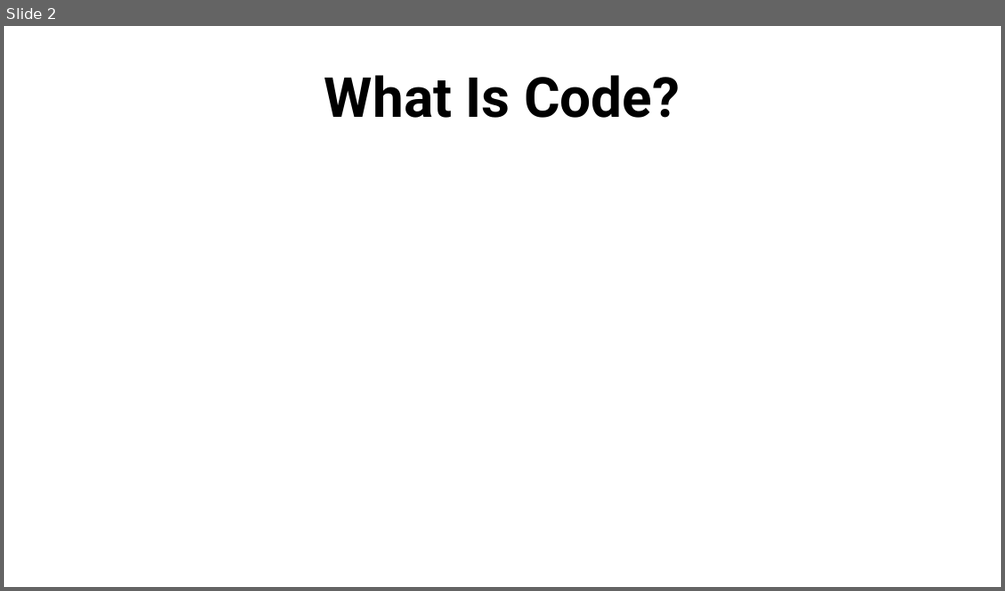
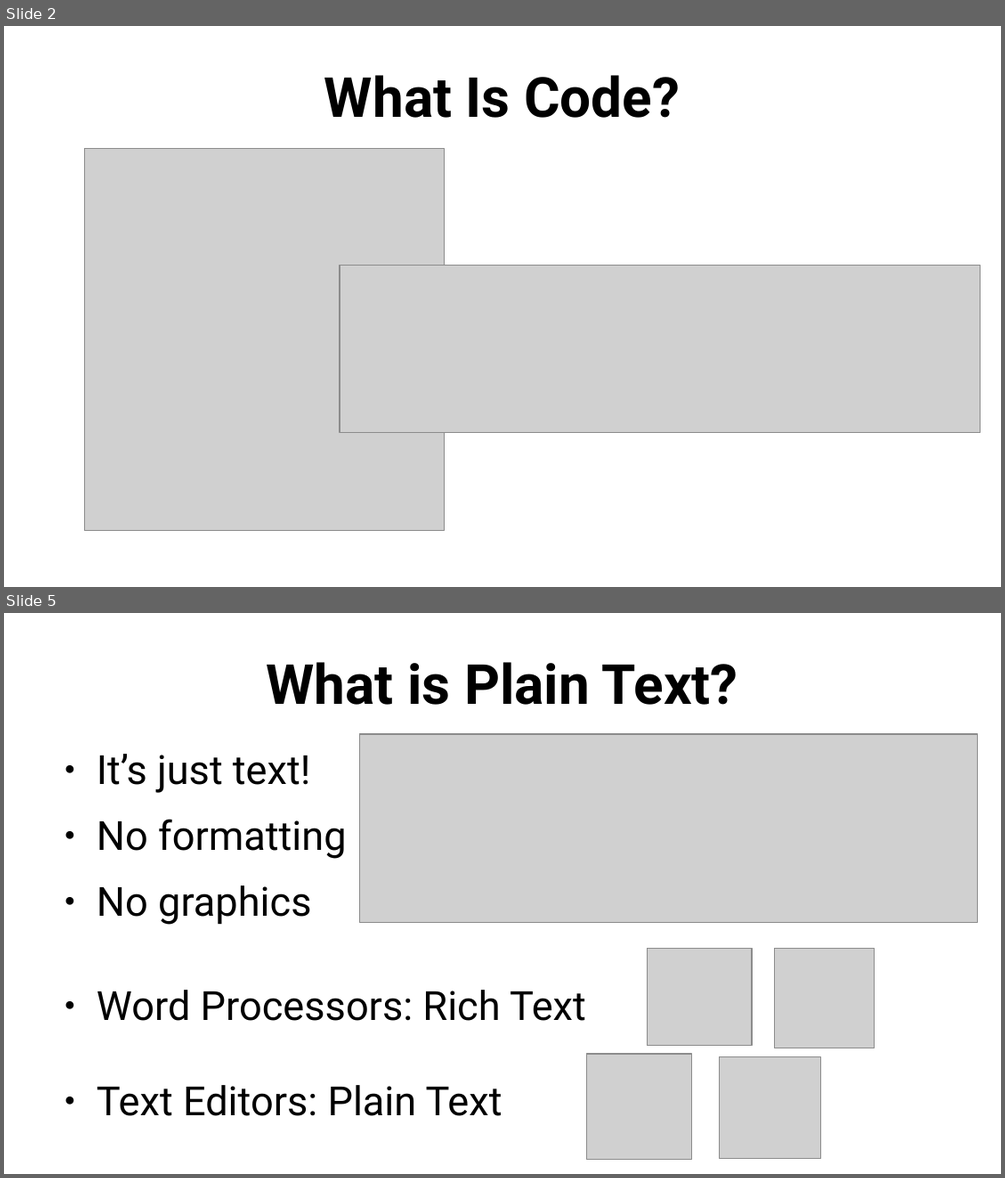
Before and after one commit to SlithyMatt/python-tutorial, a slide deck: lesson1/python101_lesson1_slides.odp. Shown one above the other, each under a label of ours: slide 2 before the commit, slides 2 and 5 after it; the slides between them are not shown. The pictures are 1005x591 and 1005x1178 pixels, drawn with LibreOffice and Linux fonts; fonts in the diff are those of the drawing; grey boxes stand for pictures. Boxes give left, top, right and bottom in pixels: in the first picture for what was removed or moved away, otherwise in the second. Text is boxed around its words. In the diff, an @@ line names an element or a change of style, - is before the commit and + after.

```diff
--- a/lesson1/python101_lesson1_slides.odp
+++ b/lesson1/python101_lesson1_slides.odp
@@ slide 5 added at box(4, 613, 1001, 1174), background #FFFFFF @@
@@ title added at box(267, 662, 738, 705), 44 pt, text #000000, bold @@
+What is Plain Text?
@@ picture added at box(359, 734, 978, 923) @@
@@ text added at box(97, 754, 586, 1116), 32 pt, text #000000 @@
+● It’s just text!
+● No formatting
+● No graphics
+● Word Processors: Rich Text
+● Text Editors: Plain Text
@@ picture added at box(647, 948, 752, 1046) @@
@@ picture added at box(775, 948, 874, 1047) @@
@@ picture added at box(588, 1054, 692, 1159) @@
@@ picture added at box(720, 1057, 821, 1159) @@
@@ slide 2 changed as well @@
@@ picture added at box(84, 148, 444, 531) @@
@@ picture added at box(340, 265, 980, 432) @@
```
Also in this commit, not shown: 1 other slide changed, 8 other slides added, 1 other file.
